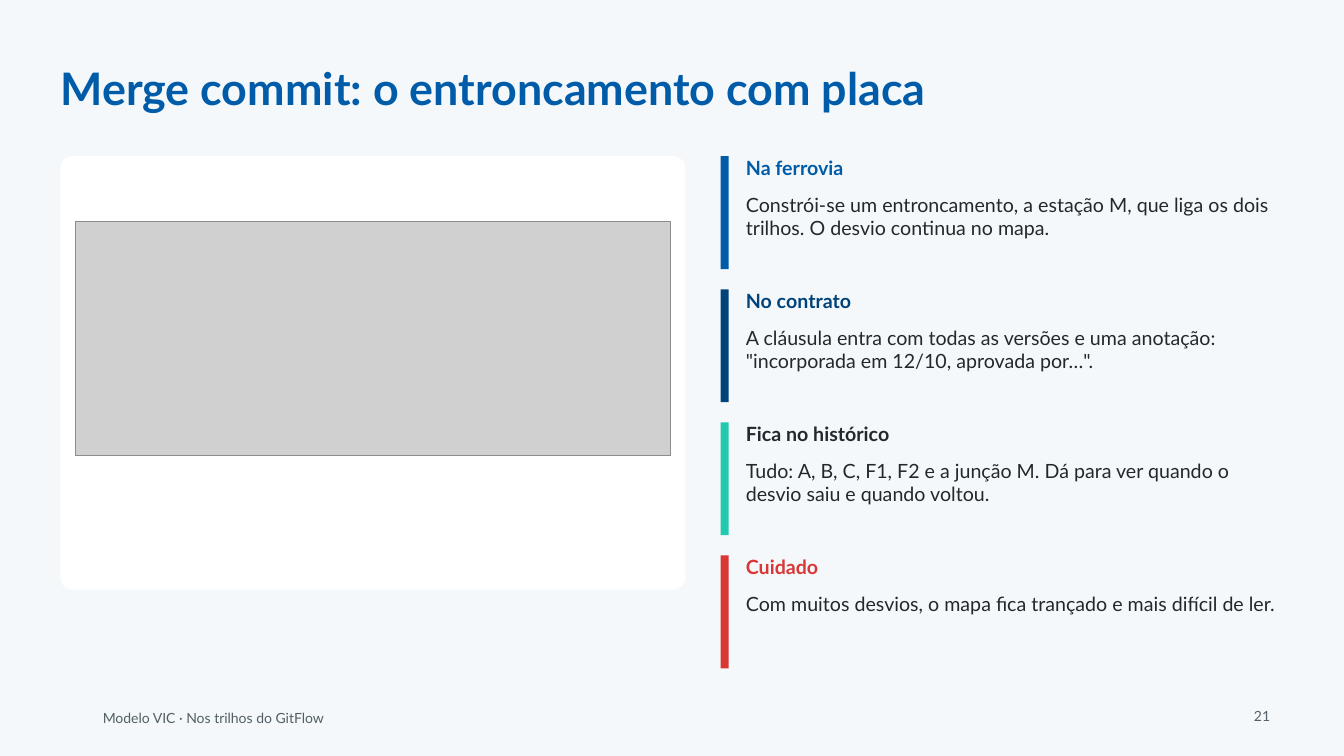
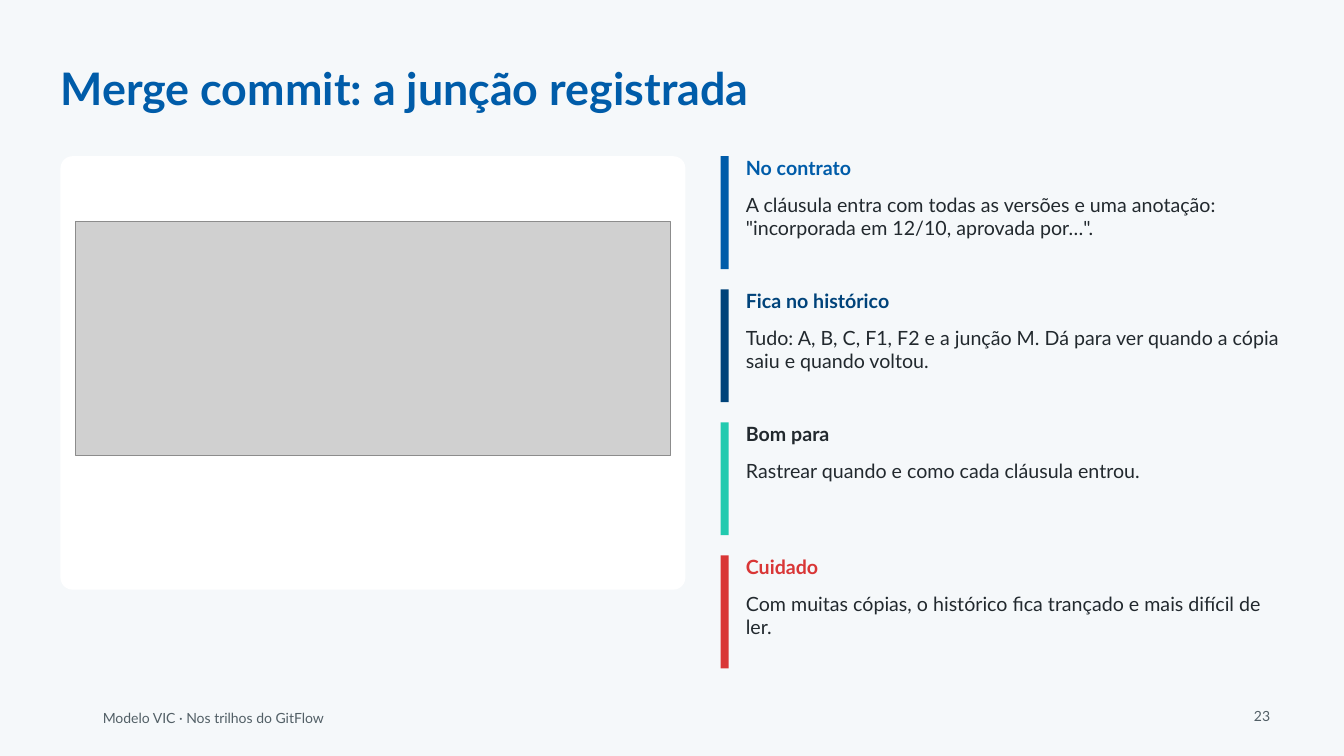
Before and after one commit to andromarcio/modelo-vic, a slide deck: slide 23 of treinamento/oficina-nos-trilhos/1-slides-nos-trilhos.pptx (slide 21 before the commit). Drawn at 1344x756 pixels with LibreOffice and Linux fonts; fonts in the diff are those of the drawing; grey boxes stand for pictures; background and template pictures are left out. Boxes give left, top, right and bottom in pixels: in the first picture for what was removed or moved away, otherwise in the second. Text is boxed around its words. In the diff, an @@ line names an element or a change of style, - is before the commit and + after.

```diff
--- a/treinamento/oficina-nos-trilhos/1-slides-nos-trilhos.pptx
+++ b/treinamento/oficina-nos-trilhos/1-slides-nos-trilhos.pptx
@@ title at <box>60,71,749,113</box>: text changed @@
-Merge commit: o entroncamento com placa
+Merge commit: a junção registrada
@@ text at <box>746,160,851,175</box>: text changed @@
-Na ferrovia
+No contrato
@@ text at <box>746,197,1216,239</box>: text changed @@
-Constrói-se um entroncamento, a estação M, que liga os dois trilhos. O desvio continua no mapa.
+A cláusula entra com todas as versões e uma anotação: "incorporada em 12/10, aprovada por…".
@@ text at <box>746,293,889,308</box>: text changed @@
-No contrato
+Fica no histórico
@@ text at <box>746,330,1279,372</box>: text changed @@
-A cláusula entra com todas as versões e uma anotação: "incorporada em 12/10, aprovada por…".
+Tudo: A, B, C, F1, F2 e a junção M. Dá para ver quando a cópia saiu e quando voltou.
@@ text at <box>746,427,829,445</box>: text changed @@
-Fica no histórico
+Bom para
@@ text at <box>746,463,1140,482</box>: text changed @@
-Tudo: A, B, C, F1, F2 e a junção M. Dá para ver quando o desvio saiu e quando voltou.
+Rastrear quando e como cada cláusula entrou.
@@ text at <box>746,596,1260,634</box>: text changed @@
-Com muitos desvios, o mapa fica trançado e mais difícil de ler.
+Com muitas cópias, o histórico fica trançado e mais difícil de ler.
@@ page number at <box>1254,711,1270,721</box>: text changed @@
-21
+23
```
Also in this commit, not shown: 27 other slides changed, 8 slides added, 6 slides removed, 8 other files.
